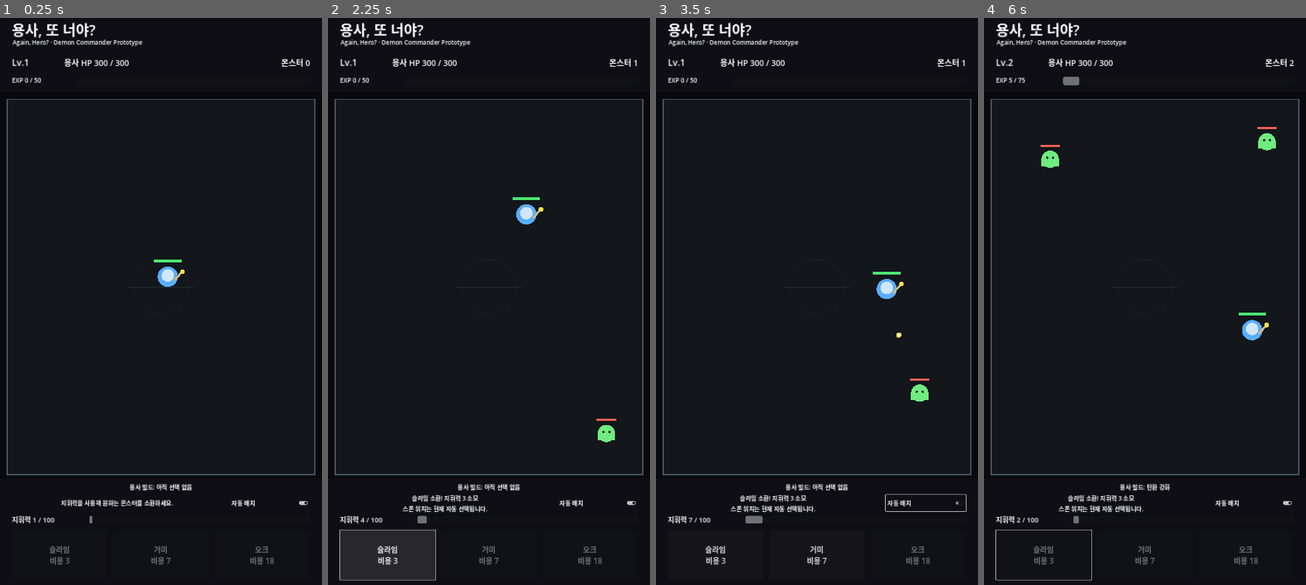
Above: before the commit, frames 1-4 (left to right).
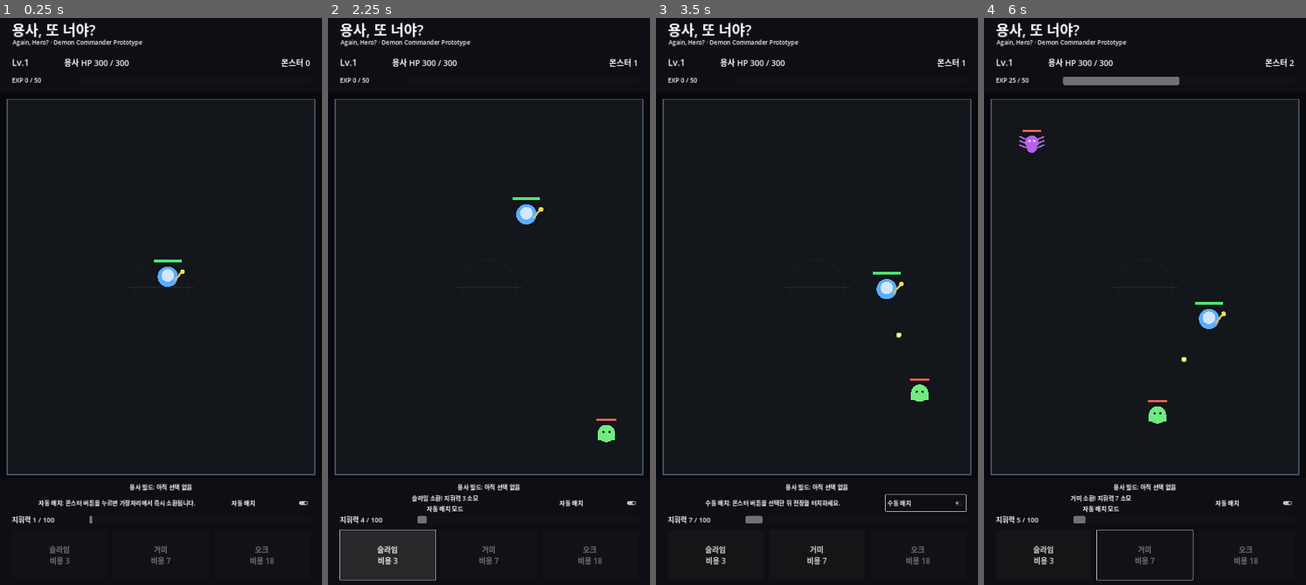
Above: after the commit, the same moments.

Repository: MinSung0732/Again-Hero-
Game: Godot game, scene res://src/main/Main.tscn
Two runs of this game, one before a commit and one after it. Both use one fixed random seed, a clock stepped at 60 frames per second and the inputs below.
Inputs:
- Up to frame 1 (0.25 s): no input
- Up to frame 2 (2.25 s): click "자동 배치" at 0.5 s; click "자동 배치" (after the commit: "수동 배치") at 1.25 s; click "슬라임 비용 3" at 2 s
- Up to frame 3 (3.5 s): click "자동 배치" at 2.75 s
- Up to frame 4 (6 s): click "거미 비용 7" at 3.5 s; click "자동 배치" (after the commit: "수동 배치") at 4.25 s; click "슬라임 비용 3" at 5 s; click "슬라임 비용 3" (after the commit: "거미 비용 7") at 5.75 s

The runs differ from the first frame. In frame 1, 0.4% of the frame differs, in the area x 12-61%, y 84-87%; in frame 2, 0.2%; in frame 3, 0.6%; in frame 4, 2.5%, in the area x 3-91%, y 7-100%.

Commit message:
feat: add auto manual summon mode and battlefield touch placement

Diff:
--- a/src/main/main.gd
+++ b/src/main/main.gd
@@ -9,6 +9,7 @@
 
 @onready var build_label: Label = $BottomBar/BuildLabel
 @onready var status_label: Label = $BottomBar/Status
+@onready var placement_toggle: CheckButton = $BottomBar/PlacementModeToggle
 @onready var command_label: Label = $BottomBar/CommandLabel
 @onready var command_bar: ProgressBar = $BottomBar/CommandBar
 @onready var slime_button: Button = $BottomBar/SummonButtons/SlimeButton
@@ -19,6 +20,9 @@
 @onready var result_title: Label = $ResultPanel/Margin/VBox/ResultTitle
 @onready var result_message: Label = $ResultPanel/Margin/VBox/ResultMessage
 @onready var restart_button: Button = $ResultPanel/Margin/VBox/RestartButton
+
+var auto_placement: bool = true
+var selected_monster_type: String = ""
 
 func _ready() -> void:
 	if DisplayServer.has_feature(DisplayServer.FEATURE_ORIENTATION):
@@ -32,6 +36,7 @@
 	battle.summon_result.connect(_on_summon_result)
 	battle.battle_finished.connect(_on_battle_finished)
 
+	placement_toggle.toggled.connect(_on_placement_mode_toggled)
 	slime_button.pressed.connect(_on_summon_pressed.bind("slime"))
 	spider_button.pressed.connect(_on_summon_pressed.bind("spider"))
 	orc_button.pressed.connect(_on_summon_pressed.bind("orc"))
@@ -54,10 +59,37 @@
 	)
 
 	build_label.text = "용사 빌드: %s" % String(snapshot.get("hero_build_summary", "아직 선택 없음"))
-	status_label.text = "지휘력을 사용해 원하는 몬스터를 소환하세요."
+	placement_toggle.button_pressed = true
+	_on_placement_mode_toggled(true)
 
 	print("Again, Hero? portrait prototype loaded.")
-	print("Demon commander summon controls enabled.")
+	print("Auto/manual demon placement enabled.")
+
+func _unhandled_input(event: InputEvent) -> void:
+	if auto_placement or selected_monster_type.is_empty():
+		return
+
+	var pointer_position := Vector2.ZERO
+	var is_pressed := false
+
+	if event is InputEventScreenTouch:
+		var touch_event := event as InputEventScreenTouch
+		is_pressed = touch_event.pressed
+		pointer_position = touch_event.position
+	elif event is InputEventMouseButton:
+		var mouse_event := event as InputEventMouseButton
+		is_pressed = mouse_event.pressed and mouse_event.button_index == MOUSE_BUTTON_LEFT
+		pointer_position = mouse_event.position
+
+	if not is_pressed:
+		return
+
+	var battle_position: Vector2 = battle.to_local(pointer_position)
+	if not battle.is_spawn_position_valid(battle_position):
+		return
+
+	battle.try_summon_at_position(selected_monster_type, battle_position)
+	get_viewport().set_input_as_handled()
 
 func _on_stats_changed(hero_hp: int, hero_max_hp: int, monsters_left: int) -> void:
 	hero_hp_label.text = "용사 HP %d / %d" % [hero_hp, hero_max_hp]
@@ -78,14 +110,48 @@
 	spider_button.disabled = current_value + 0.001 < battle.get_monster_cost("spider")
 	orc_button.disabled = current_value + 0.001 < battle.get_monster_cost("orc")
 
+func _on_placement_mode_toggled(auto_enabled: bool) -> void:
+	auto_placement = auto_enabled
+
+	if auto_placement:
+		placement_toggle.text = "자동 배치"
+		status_label.text = "자동 배치: 몬스터 버튼을 누르면 가장자리에서 즉시 소환됩니다."
+	else:
+		placement_toggle.text = "수동 배치"
+		if selected_monster_type.is_empty():
+			status_label.text = "수동 배치: 몬스터 버튼을 선택한 뒤 전장을 터치하세요."
+		else:
+			status_label.text = "수동 배치: %s 선택됨 · 전장을 터치하세요." % _get_monster_name(selected_monster_type)
+
 func _on_summon_pressed(monster_type: String) -> void:
-	battle.try_summon(monster_type)
+	if auto_placement:
+		battle.try_summon(monster_type)
+		return
+
+	selected_monster_type = monster_type
+	status_label.text = "수동 배치: %s 선택됨 · 원하는 위치를 계속 터치해 배치하세요." % _get_monster_name(monster_type)
 
 func _on_summon_result(_monster_type: String, success: bool, message: String) -> void:
-	if success:
-		status_label.text = "%s\n스폰 위치는 현재 자동 선택됩니다." % message
+	if not success:
+		status_label.text = message
+		return
+
+	if auto_placement:
+		status_label.text = "%s\n자동 배치 모드" % message
 	else:
-		status_label.text = message
+		status_label.text = "%s\n%s 선택 유지 · 계속 터치해서 배치 가능" % [
+			message,
+			_get_monster_name(selected_monster_type),
+		]
+
+func _get_monster_name(monster_type: String) -> String:
+	match monster_type:
+		"spider":
+			return "거미"
+		"orc":
+			return "오크"
+		_:
+			return "슬라임"
 
 func _on_hero_leveled_up(new_level: int) -> void:
 	status_label.text = "용사 Lv.%d 도달!\nAI가 증강 후보를 평가합니다." % new_level
@@ -107,6 +173,7 @@
 	slime_button.disabled = true
 	spider_button.disabled = true
 	orc_button.disabled = true
+	placement_toggle.disabled = true
 
 	if player_won:
 		result_title.text = "HERO SLAIN"
